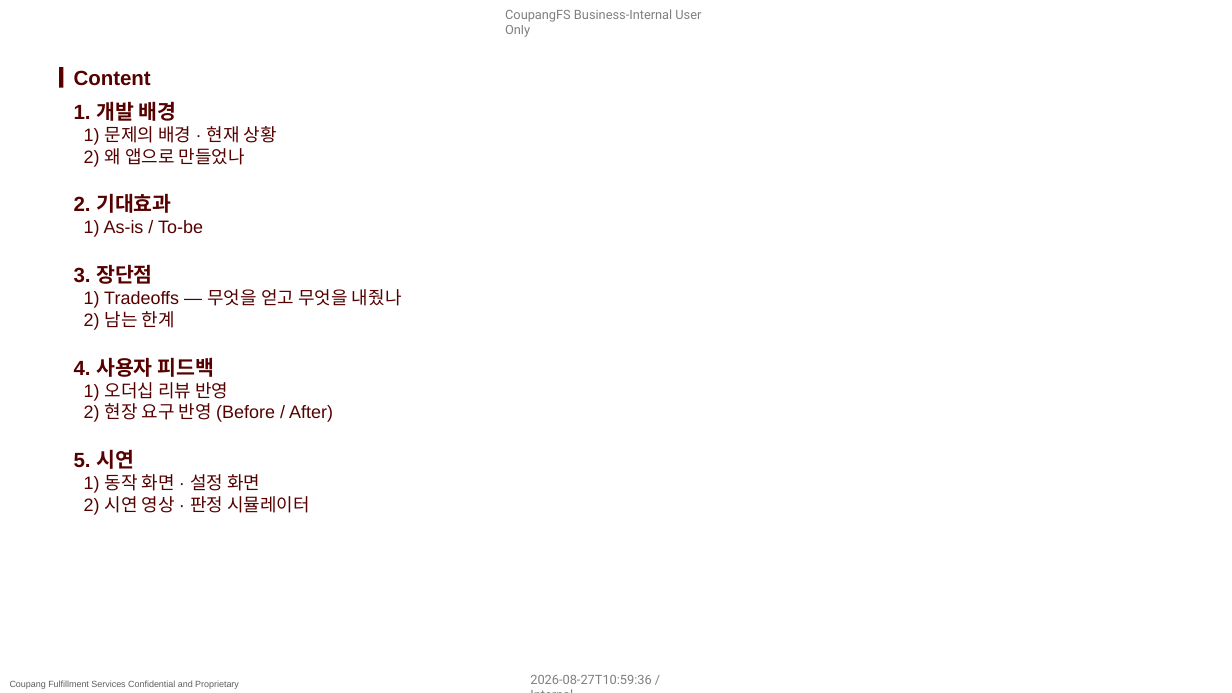
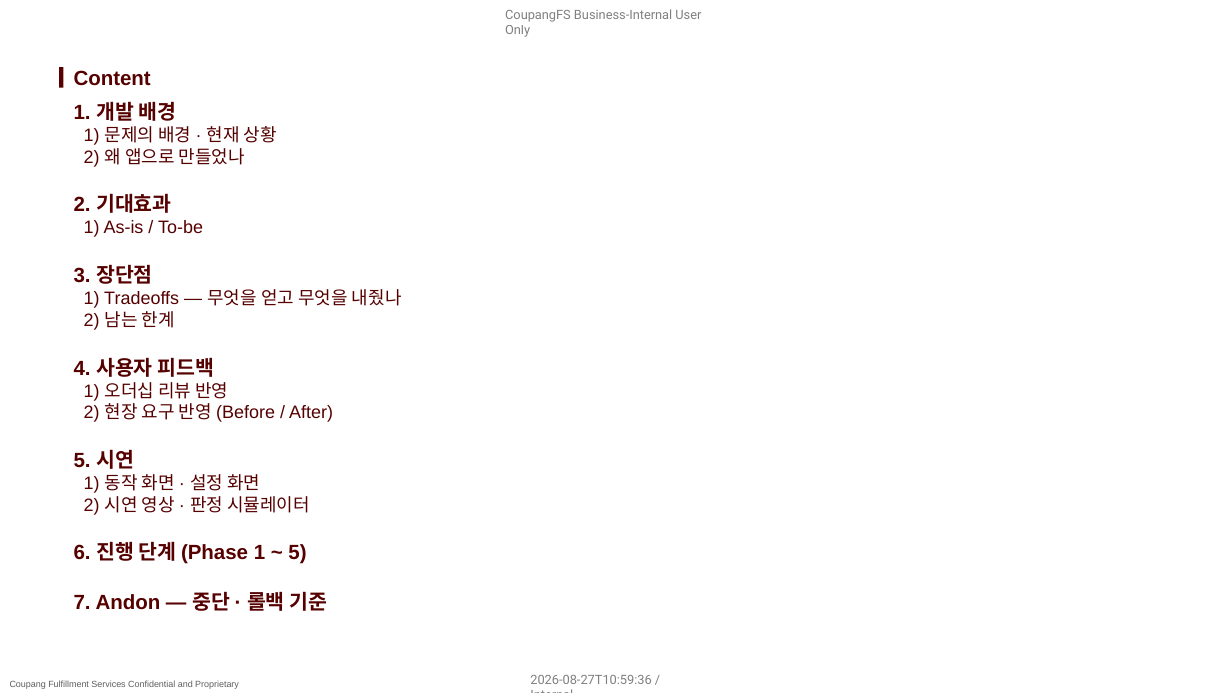
Before and after one commit to pslymzero-cyber/SafeAlert, a slide deck: slide 2 of docs/presentation/company_form/SafeAlert_보고_2026.08.pptx. Drawn at 1232x693 pixels with LibreOffice and Linux fonts; fonts in the diff are those of the drawing; background and template pictures are left out. Boxes give left, top, right and bottom in pixels: in the first picture for what was removed or moved away, otherwise in the second. Text is boxed around its words. In the diff, an @@ line names an element or a change of style, - is before the commit and + after.

```diff
--- a/docs/presentation/company_form/SafeAlert_보고_2026.08.pptx
+++ b/docs/presentation/company_form/SafeAlert_보고_2026.08.pptx
@@ text at [74,541,327,611]: paragraphs added @@
+6. 진행 단계 (Phase 1 ~ 5)
+7. Andon — 중단 · 롤백 기준
```
Also in this commit, not shown: 2 slides added, 3 other files.
